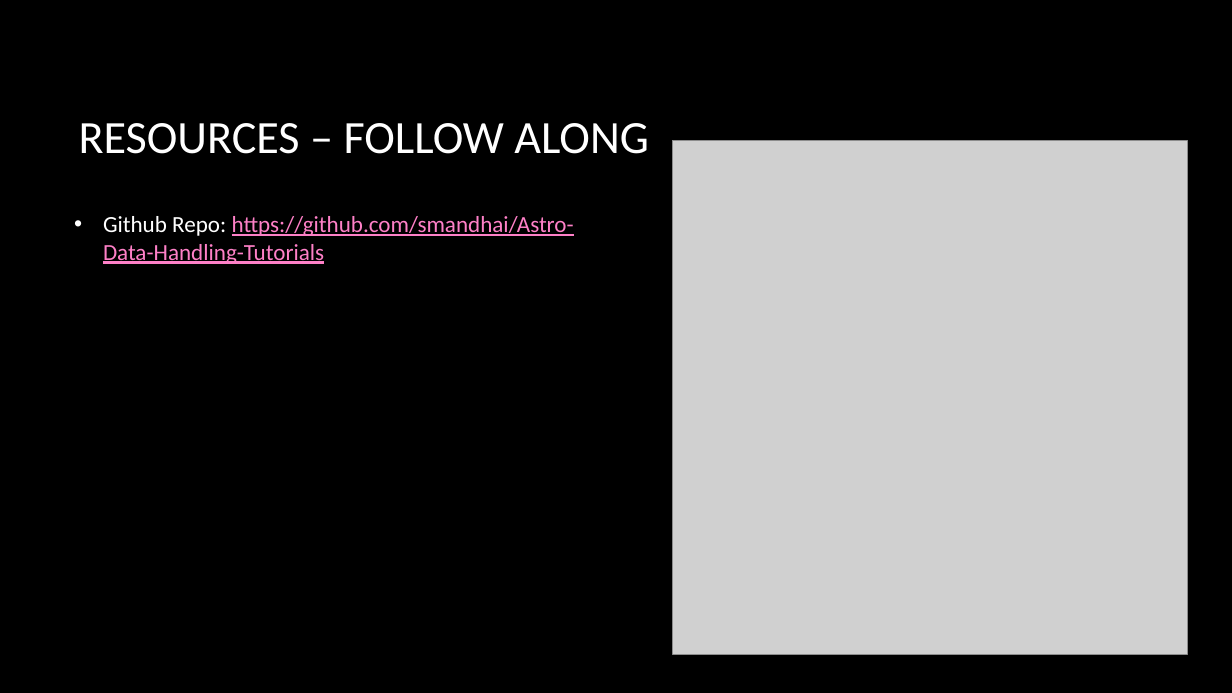
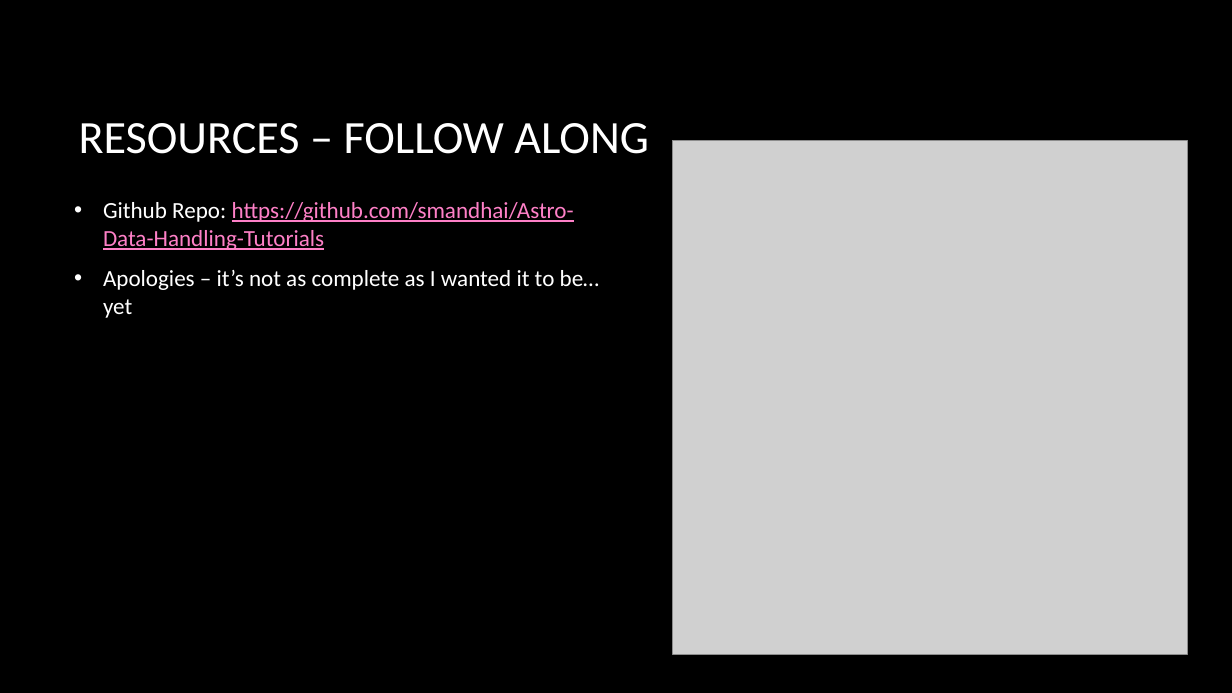
Before and after one commit to smandhai/Astro-Data-Handling-Tutorials, a slide deck: slide 3 of Intro to Astro-data .pptx. Drawn at 1232x693 pixels with LibreOffice and Linux fonts; fonts in the diff are those of the drawing; grey boxes stand for pictures; background and template pictures are left out. Boxes give left, top, right and bottom in pixels: in the first picture for what was removed or moved away, otherwise in the second. Text is boxed around its words. In the diff, an @@ line names an element or a change of style, - is before the commit and + after.

```diff
--- a/Intro to Astro-data .pptx
+++ b/Intro to Astro-data .pptx
@@ text at (103,270,600,318): paragraph added @@
+• Apologies – it’s not as complete as I wanted it to be… yet
```
Also in this commit, not shown: 7 other slides changed, 8 slides added, 5 slides removed.
